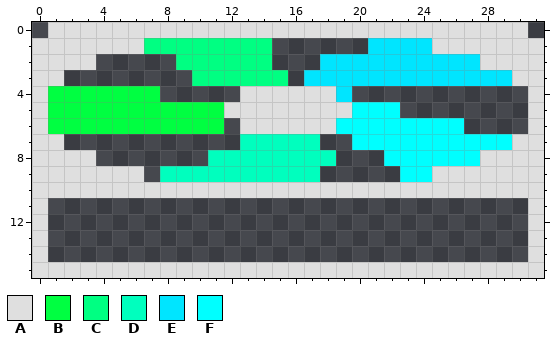
Two versions of one pixel-art sprite, src/Assets/sozai/fan/fan002_09.png. Above, as it was before the edit.
The file is 32x32 pixels. The old version is drawn lined up with the new one, on the new canvas.
Palette (. is transparent): A #dfdfdf  B #00ff41  C #00ff82  D #00ffbe  E #00e5ff  F #00ffff
Pixels before, first column x 0:
 0 .AAAAAAAAAAAAAAAAAAAAAAAAAAAAAA.
 1 AAAAAAACCCCCCCC......EEEEAAAAAAA
 2 AAAA.....CCCCCC...EEEEEEEEEEAAAA
 3 AA........CCCCCC.EEEEEEEEEEEEEAA
 4 ABBBBBBB.....AAAAAAE...........A
 5 ABBBBBBBBBBBAAAAAAAAFFF........A
 6 ABBBBBBBBBBB.AAAAAAFFFFFFFF....A
 7 AA...........DDDDD..FFFFFFFFFFAA
 8 AAAA.......DDDDDDDD...FFFFFFAAAA
 9 AAAAAAA.DDDDDDDDDD.....FFAAAAAAA
10 AAAAAAAAAAAAAAAAAAAAAAAAAAAAAAAA
11 A..............................A
12 A..............................A
13 A..............................A
14 A..............................A
15 AAAAAAAAAAAAAAAAAAAAAAAAAAAAAAAA
After the commit:
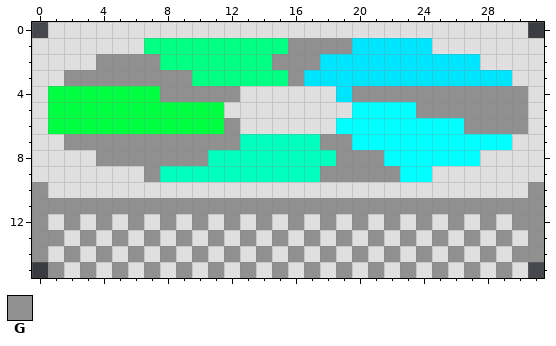
Colours new in this view: G #909090
Diff:
{"change": "canvas 32x32 -> 32x16, the old top-left corner now at 0,-16 (the part of the old canvas that was cut away was empty and is not shown)"}
{"y":1,"x":15,"old":"......","new":"CGGGGE"}
{"y":2,"x":4,"old":".....","new":"GGGGC"}
{"y":2,"x":15,"old":"...","new":"GGG"}
{"y":3,"x":2,"old":"........","new":"GGGGGGGG"}
{"y":3,"x":16,"old":".","new":"G"}
{"y":4,"x":8,"old":".....","new":"GGGGG"}
{"y":4,"x":20,"old":"...........","new":"GGGGGGGGGGG"}
{"y":5,"x":23,"old":"........","new":"FGGGGGGG"}
{"y":6,"x":12,"old":".","new":"G"}
{"y":6,"x":27,"old":"....","new":"GGGG"}
{"y":7,"x":2,"old":"...........","new":"GGGGGGGGGGG"}
{"y":7,"x":18,"old":"..","new":"GG"}
{"y":8,"x":4,"old":".......","new":"GGGGGGG"}
{"y":8,"x":19,"old":"...","new":"GGG"}
{"y":9,"x":7,"old":".","new":"G"}
{"y":9,"x":18,"old":".....","new":"GGGGG"}
{"y":10,"x":0,"old":"A","new":"G"}
{"y":10,"x":31,"old":"A","new":"G"}
{"y":11,"x":0,"old":"A..............................A","new":"GGGGGGGGGGGGGGGGGGGGGGGGGGGGGGGG"}
{"y":12,"x":0,"old":"A..............................A","new":"GAGAGAGAGAGAGAGAGAGAGAGAGAGAGAGG"}
{"y":13,"x":0,"old":"A..............................A","new":"GGAGAGAGAGAGAGAGAGAGAGAGAGAGAGAG"}
{"y":14,"x":0,"old":"A..............................A","new":"GAGAGAGAGAGAGAGAGAGAGAGAGAGAGAGG"}
{"y":15,"x":0,"old":"AA","new":".G"}
{"y":15,"x":3,"old":"A","new":"G"}
{"y":15,"x":5,"old":"A","new":"G"}
{"y":15,"x":7,"old":"A","new":"G"}
{"y":15,"x":9,"old":"A","new":"G"}
{"y":15,"x":11,"old":"A","new":"G"}
{"y":15,"x":13,"old":"A","new":"G"}
{"y":15,"x":15,"old":"A","new":"G"}
{"y":15,"x":17,"old":"A","new":"G"}
{"y":15,"x":19,"old":"A","new":"G"}
{"y":15,"x":21,"old":"A","new":"G"}
{"y":15,"x":23,"old":"A","new":"G"}
{"y":15,"x":25,"old":"A","new":"G"}
{"y":15,"x":27,"old":"A","new":"G"}
{"y":15,"x":29,"old":"A","new":"G"}
{"y":15,"x":31,"old":"A","new":"."}
{"label":"changed","picture_box":[32,38,544,278]}
